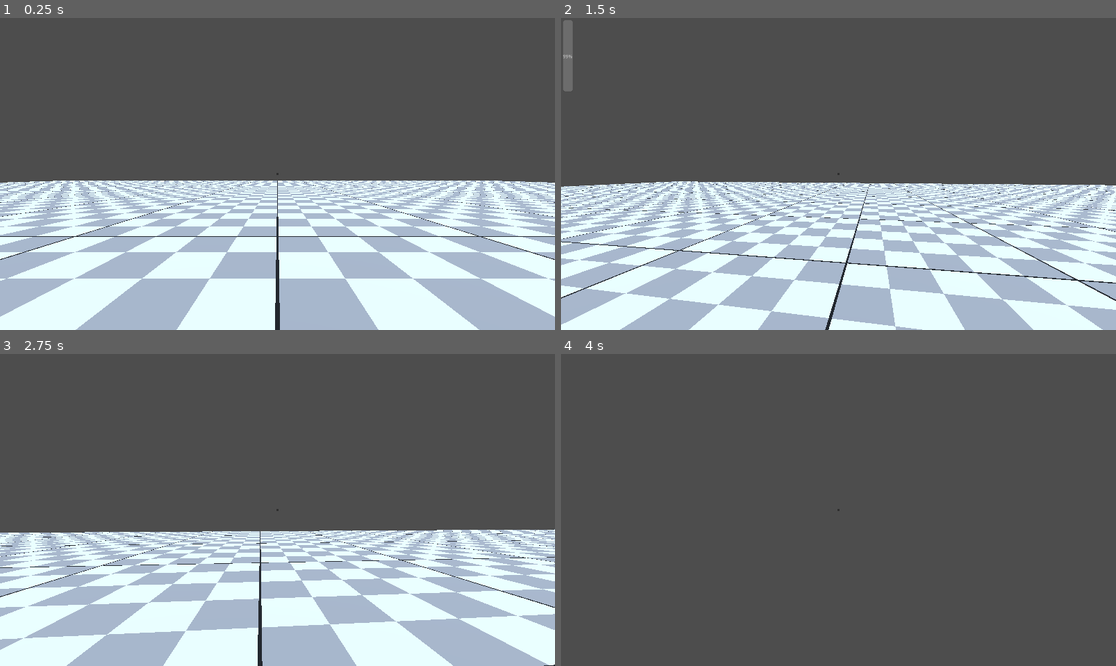
Above: before the commit, frames 1-4 (two rows, left to right).
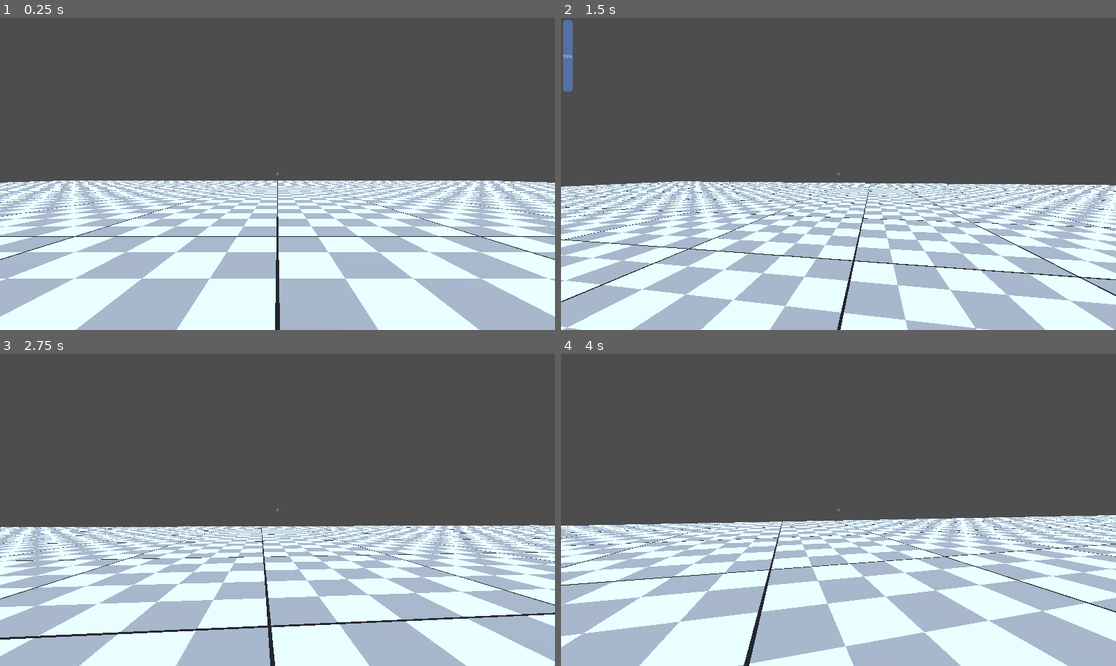
Above: after the commit, the same moments.

Repository: Aaron-Massey/untitledMazeGame
Game: Godot game, scene res://main.tscn
Same seed, same stepped clock (60 frames per second), same inputs: the game is played once before the commit and once after it.
Inputs (mouse positions are in pixels of both pictures, inside the frame that each line leads up to):
- Up to frame 1 (0.25 s): no input
- Up to frame 2 (1.5 s): tap Enter at 0.5 s; move the mouse to (866, 174) at 0.52 s; hold W (move_up) from 0.53 s (still down); click (866, 174) at 0.6 s; tap Space (jump) at 0.77 s; move the mouse to (810, 174) at 1.27 s; tap Shift (move_sprint) at 1.35 s
- Up to frame 3 (2.75 s): keep holding W (move_up); tap Space (jump) at 1.52 s; move the mouse to (288, 503) at 2.02 s; click (288, 503) at 2.1 s
- Up to frame 4 (4 s): keep holding W (move_up); move the mouse to (832, 516) at 2.77 s; tap Shift (move_sprint) at 2.85 s; tap Space (jump) at 3.02, 3.77 s; move the mouse to (877, 513) at 3.52 s; click (877, 513) at 3.6 s

The runs differ from the first frame. In frame 1, less than 0.1% of the frame differs, in the area x 49-51%, y 49-51%; in frame 2, 14%; in frame 3, 39%; in frame 4, 47%, in the area x 0-100%, y 49-100%.

Commit message:
defined the crosshair and stamina bar within the theme

Diff:
--- a/assets/mainColorTheme.tres
+++ b/assets/mainColorTheme.tres
@@ -1,3 +1,38 @@
 [gd_resource type="Theme" format=3 uid="uid://bgw7k3pc20t16"]
 
+[sub_resource type="StyleBoxFlat" id="StyleBoxFlat_hpyjk"]
+bg_color = Color(1, 1, 1, 0)
+draw_center = false
+border_width_left = 1
+border_width_top = 1
+border_width_right = 1
+border_width_bottom = 1
+border_color = Color(1, 1, 1, 1)
+corner_radius_top_left = 10000
+corner_radius_top_right = 10000
+corner_radius_bottom_right = 10000
+corner_radius_bottom_left = 10000
+
+[sub_resource type="StyleBoxFlat" id="StyleBoxFlat_j4mg0"]
+bg_color = Color(0.5224644, 0.57865417, 0.79843897, 0.18039216)
+corner_radius_top_left = 8
+corner_radius_top_right = 8
+corner_radius_bottom_right = 8
+corner_radius_bottom_left = 8
+
+[sub_resource type="StyleBoxFlat" id="StyleBoxFlat_l8j1i"]
+bg_color = Color(0.3320732, 0.54498625, 0.911624, 1)
+corner_radius_top_left = 8
+corner_radius_top_right = 8
+corner_radius_bottom_right = 8
+corner_radius_bottom_left = 8
+
 [resource]
+Crosshair/base_type = &"Panel"
+Crosshair/styles/panel = SubResource("StyleBoxFlat_hpyjk")
+StaminaBar/base_type = &"ProgressBar"
+StaminaBar/constants/outline_size = 0
+StaminaBar/font_sizes/font_size = 16
+StaminaBar/fonts/font = null
+StaminaBar/styles/background = SubResource("StyleBoxFlat_j4mg0")
+StaminaBar/styles/fill = SubResource("StyleBoxFlat_l8j1i")
--- a/main.tscn
+++ b/main.tscn
@@ -9,7 +9,8 @@
 axis_lock_angular_y = true
 axis_lock_angular_z = true
 deceleration = 27.0
-top_speed = 30.0
+top_speed = 10.0
+stamina_idle_recovery_multiplier = 1.5
 mouse_sensitivity = 0.1
 
 [node name="TestMap" parent="." unique_id=609011090 instance=ExtResource("2_0xm2m")]
